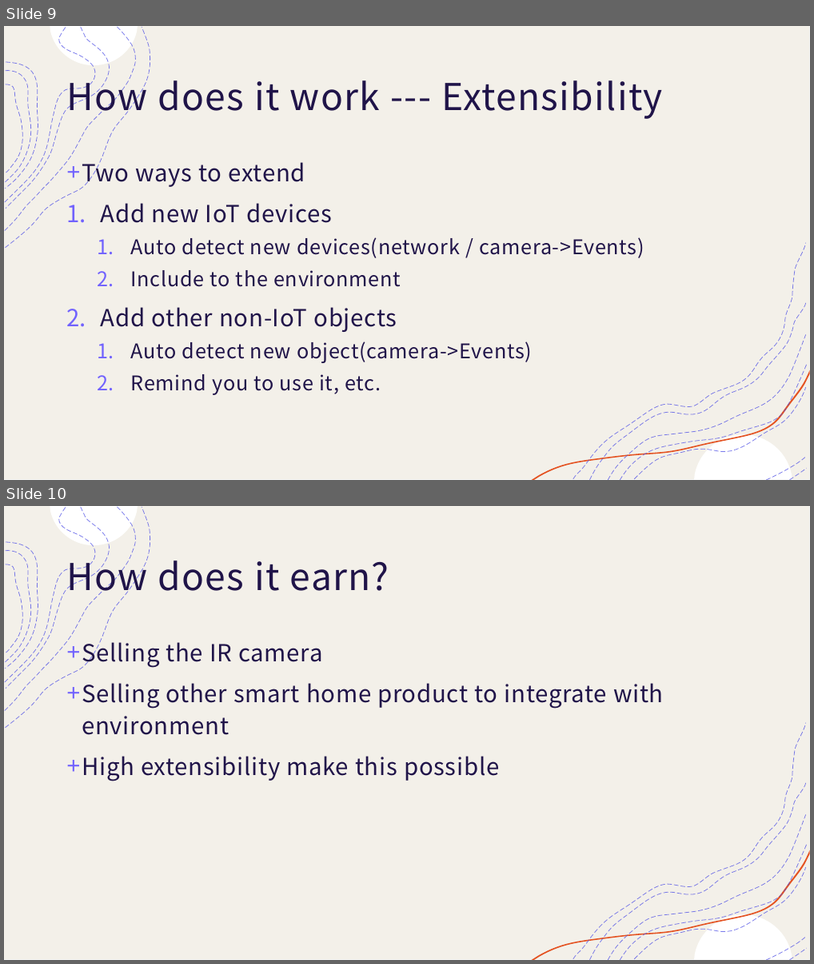
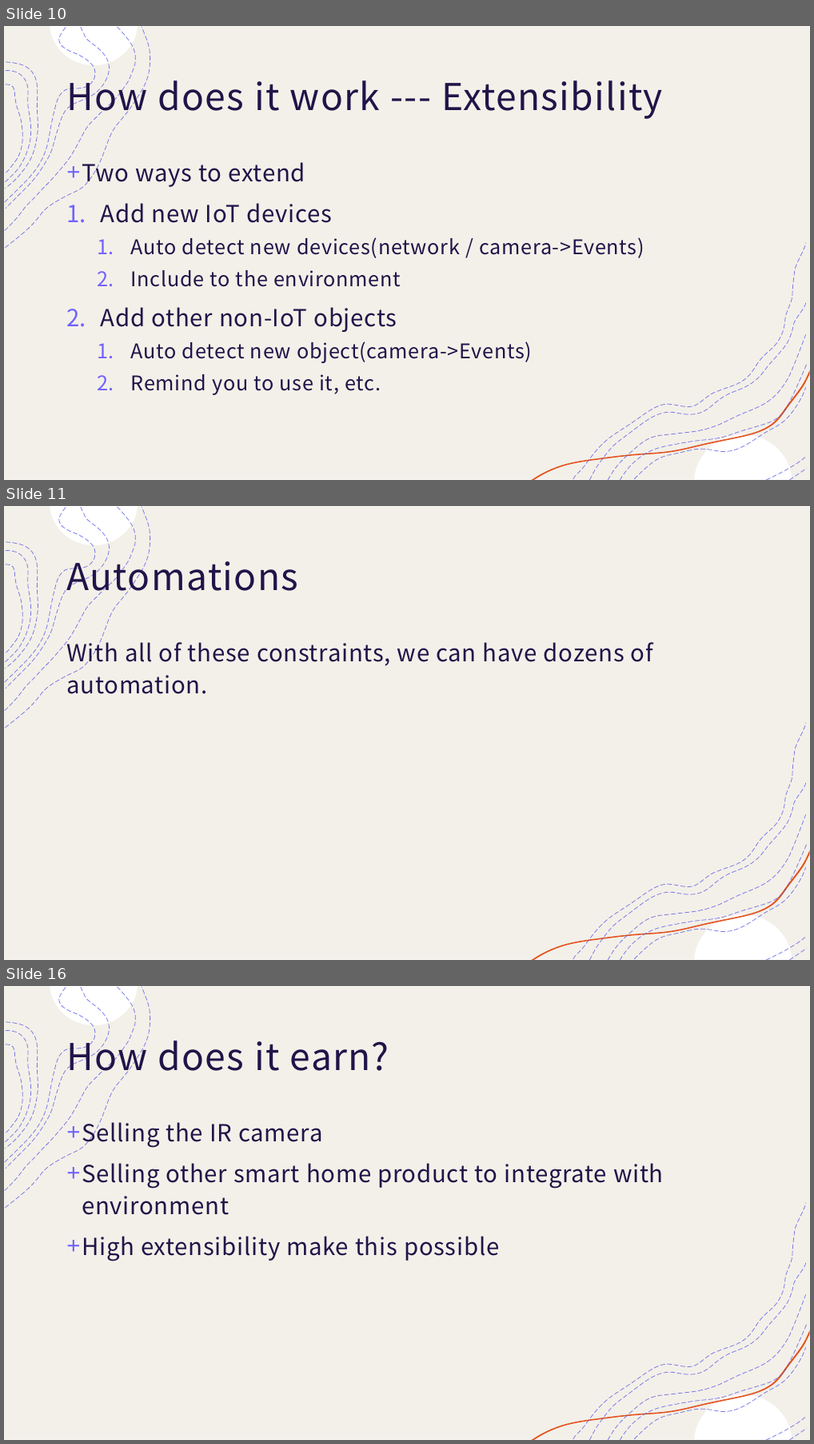
Before and after one commit to smarttommyau/aiot_bedroom, a slide deck: project_documents/AIOT bedroom.pptx. Shown one above the other, each under a label of ours: slides 9 and 10 before the commit, slides 10, 11 and 16 after it; the slides between them are not shown. The pictures are 814x964 and 814x1444 pixels, drawn with LibreOffice and Linux fonts; fonts in the diff are those of the drawing. Boxes give left, top, right and bottom in pixels: in the first picture for what was removed or moved away, otherwise in the second. Text is boxed around its words. In the diff, an @@ line names an element or a change of style, - is before the commit and + after.

```diff
--- a/project_documents/AIOT bedroom.pptx
+++ b/project_documents/AIOT bedroom.pptx
@@ slide 11 added at box(4, 506, 810, 960), background #FFFFFF; not listed: 18 template elements that a slide beside it also shows @@
@@ title added at box(66, 552, 298, 600), 44 pt, text #201449 @@
+Automations
@@ text added at box(66, 637, 654, 694), 28 pt, text #201449 @@
+With all of these constraints, we can have dozens of automation.
@@ what was slide 9 is now slide 10 @@
@@ what was slide 10 is now slide 16 @@
```
Also in this commit, not shown: 3 slides changed, 5 other slides added, 52 other files.
